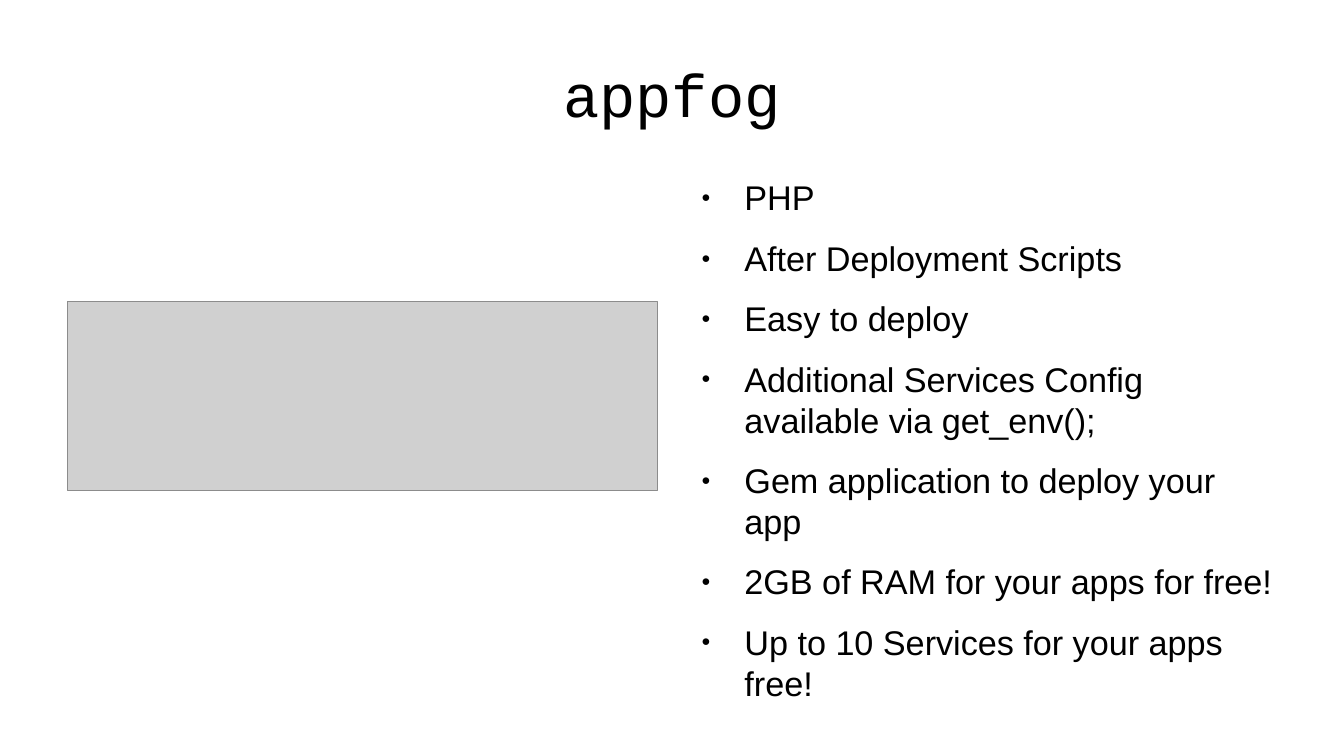
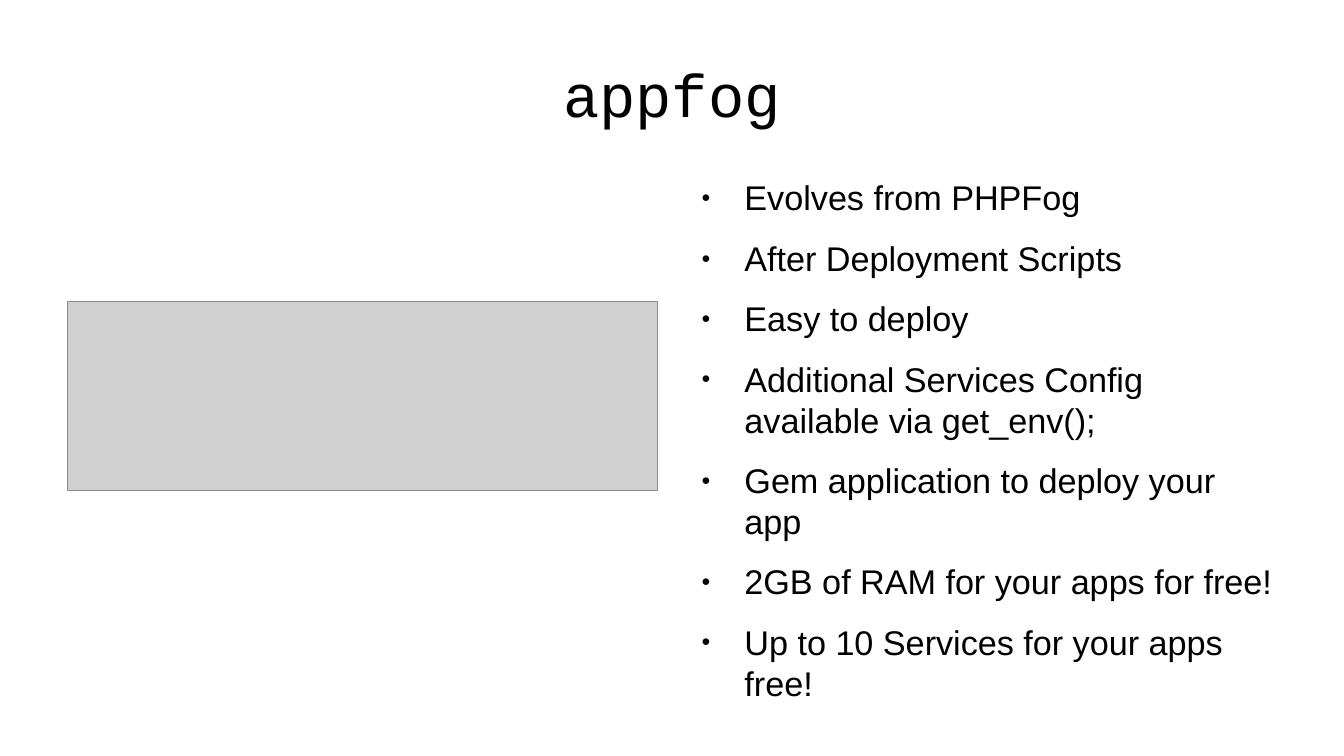
Before and after one commit to emgiezet/meetphp-8, a slide deck: slide 7 of presentation/presentation.odp. Drawn at 1344x756 pixels with LibreOffice and Linux fonts; fonts in the diff are those of the drawing; grey boxes stand for pictures; background and template pictures are left out. Boxes give left, top, right and bottom in pixels: in the first picture for what was removed or moved away, otherwise in the second. Text is boxed around its words. In the diff, an @@ line names an element or a change of style, - is before the commit and + after.

```diff
--- a/presentation/presentation.odp
+++ b/presentation/presentation.odp
@@ text at (744,185,1080,217): text changed @@
-● PHP
+● Evolves from PHPFog
```
Also in this commit, not shown: 7 other slides changed, 8 slides added, 3 slides removed, 7 other files.
